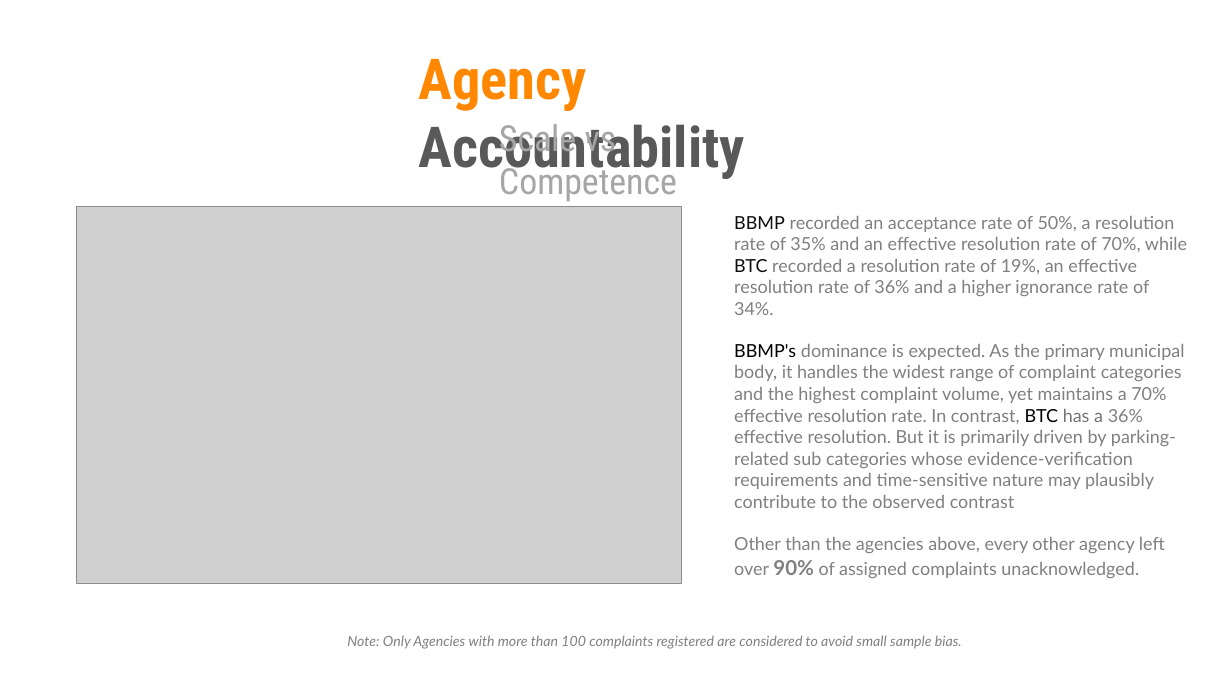
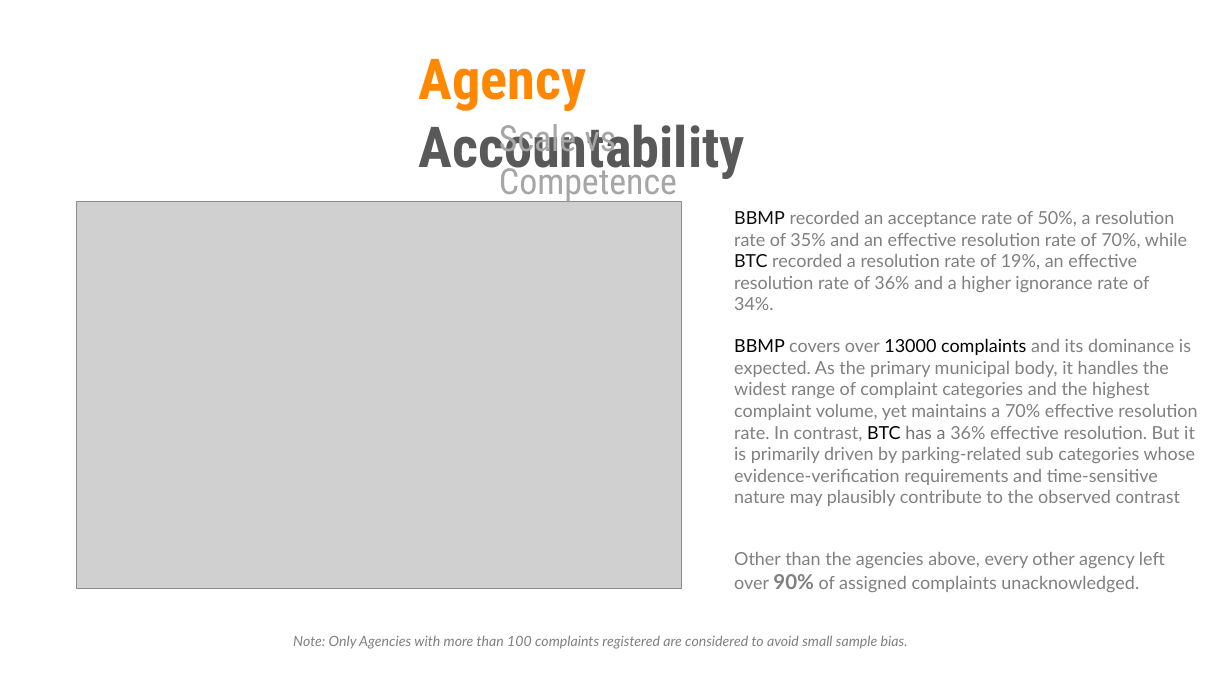
Before and after one commit to ahsankassim/Bangalore_Citizen_Complaint_Analysis, a slide deck: slide 6 of Complaint_Log_Analysis_Slides.pptx. Drawn at 1232x693 pixels with LibreOffice and Linux fonts; fonts in the diff are those of the drawing; grey boxes stand for pictures. Boxes give left, top, right and bottom in pixels: in the first picture for what was removed or moved away, otherwise in the second. Text is boxed around its words. In the diff, an @@ line names an element or a change of style, - is before the commit and + after.

```diff
--- a/Complaint_Log_Analysis_Slides.pptx
+++ b/Complaint_Log_Analysis_Slides.pptx
@@ picture: place and size @@
-picture at [77,207,681,584]
+picture at [77,202,681,589]
@@ text "BBMP recorded an acceptance rate ...": place and size @@
-text "BBMP recorded an acceptance rate ..." at [734,216,1187,315]
+text "BBMP recorded an acceptance rate ..." at [734,211,1187,310]
@@ text at [734,338,1197,506]: text changed @@
-BBMP's dominance is expected. As the primary municipal body, it handles the widest range of complaint categories and the highest complaint volume, yet maintains a 70% effective resolution rate. In contrast, BTC has a 36% effective resolution. But it is primarily driven by parking-related sub categories whose evidence-verification requirements and time-sensitive nature may plausibly contribute to the observed contrast
+BBMP covers over 13000 complaints and its dominance is expected. As the primary municipal body, it handles the widest range of complaint categories and the highest complaint volume, yet maintains a 70% effective resolution rate. In contrast, BTC has a 36% effective resolution. But it is primarily driven by parking-related sub categories whose evidence-verification requirements and time-sensitive nature may plausibly contribute to the observed contrast
@@ text "Other than the agencies above, ...": place and size @@
-text "Other than the agencies above, ..." at [734,537,1165,578]
+text "Other than the agencies above, ..." at [734,552,1165,592]
@@ text "Note: Only Agencies with more ...": place and size @@
-text "Note: Only Agencies with more ..." at [347,635,962,649]
+text "Note: Only Agencies with more ..." at [293,635,908,649]
```
Also in this commit, not shown: 4 other slides changed.
